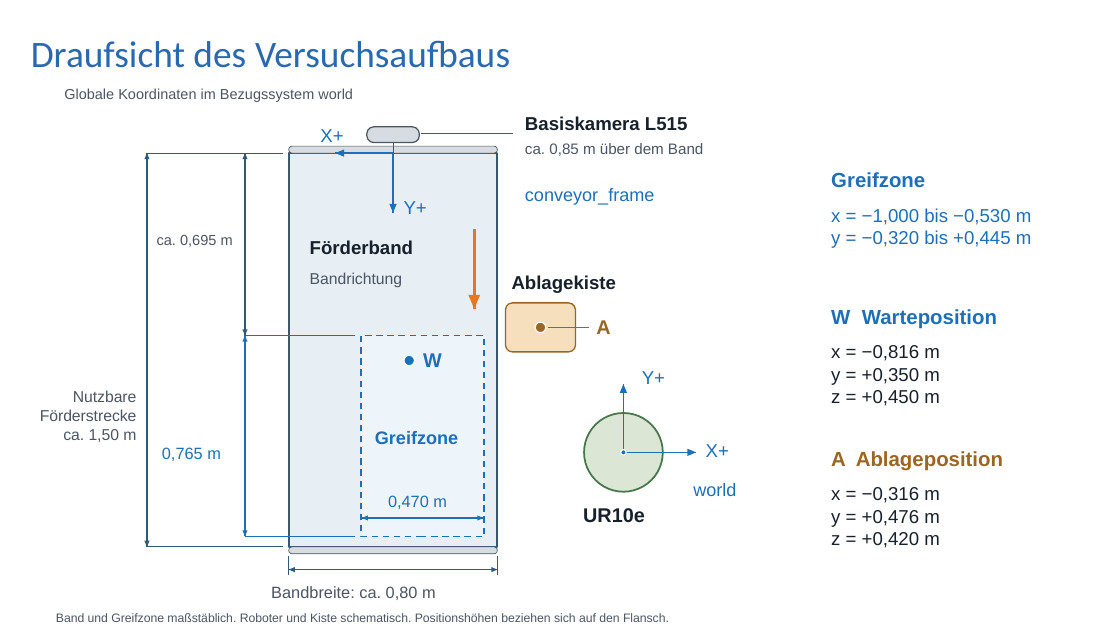
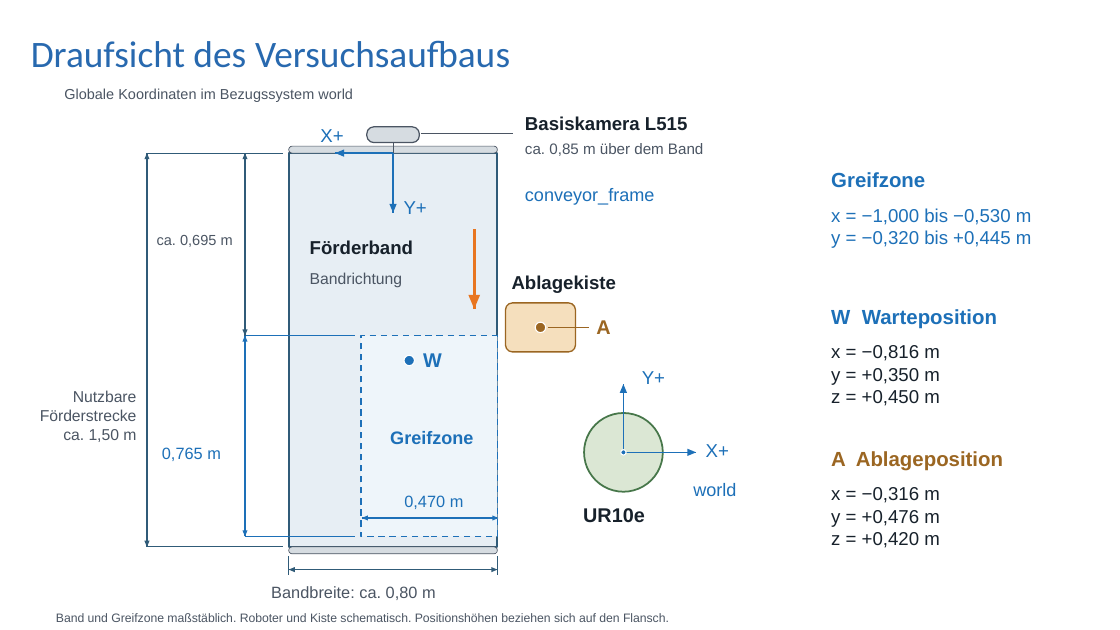
Before and after one commit to Luze212/roboter_tetris, a slide deck: slide 4 of Projektbericht/Presentation/Abschlussprasentation_RoboterTetris_V01_3.pptx (slide 3 before the commit). Drawn at 1120x630 pixels with LibreOffice and Linux fonts; fonts in the diff are those of the drawing. Boxes give left, top, right and bottom in pixels: in the first picture for what was removed or moved away, otherwise in the second. Text is boxed around its words. In the diff, an @@ line names an element or a change of style, - is before the commit and + after.

```diff
--- a/Projektbericht/Presentation/Abschlussprasentation_RoboterTetris_V01_3.pptx
+++ b/Projektbericht/Presentation/Abschlussprasentation_RoboterTetris_V01_3.pptx
@@ rectangle: place and size @@
-rectangle at [361, 335, 485, 536]
+rectangle at [361, 335, 497, 536]
@@ text "Greifzone" at [390, 431, 473, 444]: alignment left to centre @@
@@ text "Greifzone": place and size @@
-text "Greifzone" at [375, 431, 458, 444]
+text "Greifzone" at [390, 431, 473, 444]
@@ text "0,470 m" at [404, 495, 464, 509]: alignment left to centre @@
@@ freeform shape: place and size @@
-freeform shape at [362, 518, 484, 518]
+freeform shape at [362, 518, 497, 526]
@@ freeform shape: place and size @@
-freeform shape at [477, 516, 483, 521]
+freeform shape at [492, 516, 498, 521]
```
Also in this commit, not shown: 10 other slides changed, 2 slides added, 3 other files.
